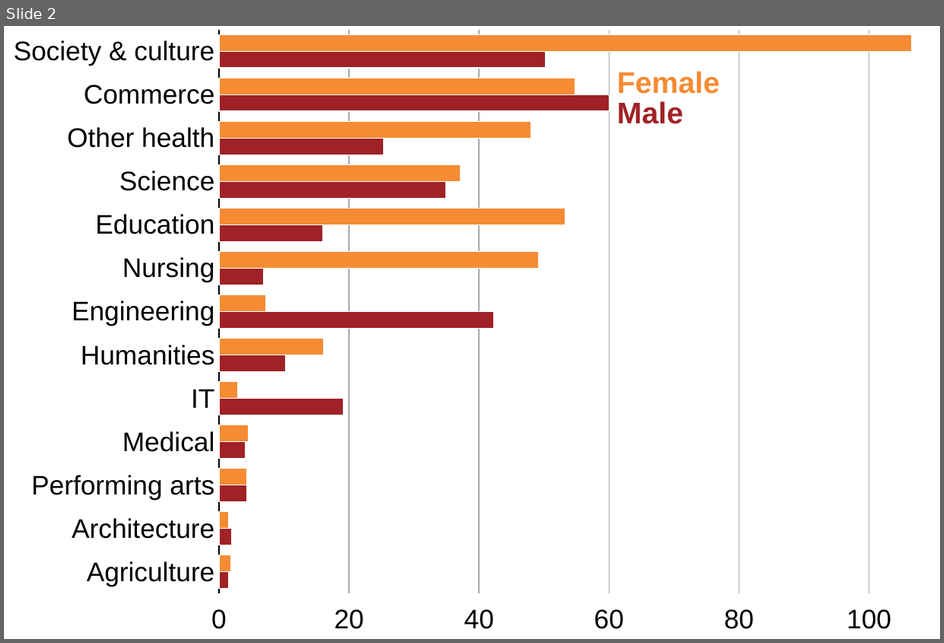
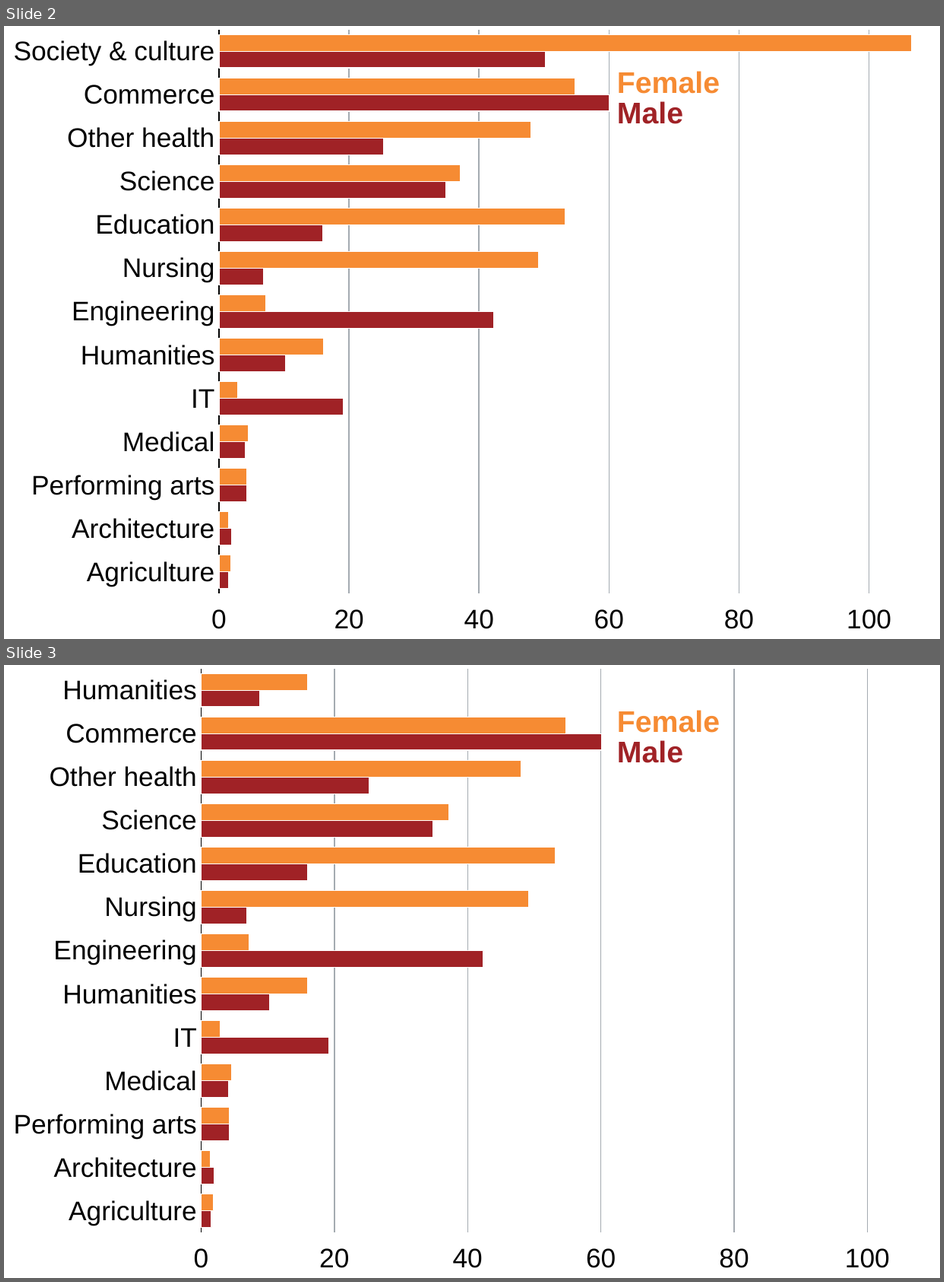
Before and after one commit to wfmackey/occupation, a slide deck: benefits_charts/graduate_premiums.pptx. Shown one above the other, each under a label of ours: slide 2 before the commit, slides 2 and 3 after it. The pictures are 944x643 and 944x1282 pixels, drawn with LibreOffice and Linux fonts; fonts in the diff are those of the drawing. Boxes give left, top, right and bottom in pixels: in the first picture for what was removed or moved away, otherwise in the second. Text is boxed around its words. In the diff, an @@ line names an element or a change of style, - is before the commit and + after.

```diff
--- a/benefits_charts/graduate_premiums.pptx
+++ b/benefits_charts/graduate_premiums.pptx
@@ slide 3 added at (x1=4, y1=665, x2=940, y2=1278), background #FFFFFF @@
@@ bar chart added at (x1=4, y1=665, x2=940, y2=1278) @@
+categories: Agriculture, Architecture, Performing arts, Medical, IT, Humanities, Engineering, Nursing, Education, Science, Other health, Commerce, Humanities
+Series 1: 2, 2, 4, 4, 19, 10, 42, 7, 16, 35, 25, 60, 9
+Series 2: 2, 1, 4, 5, 3, 16, 7, 49, 53, 37, 48, 55, 16
@@ text added at (x1=617, y1=710, x2=720, y2=733), 20 pt, text #F68B33, bold @@
+Female
@@ text added at (x1=617, y1=740, x2=683, y2=763), 20 pt, text #A02226, bold @@
+Male
```
Also in this commit, not shown: 5 other files.
